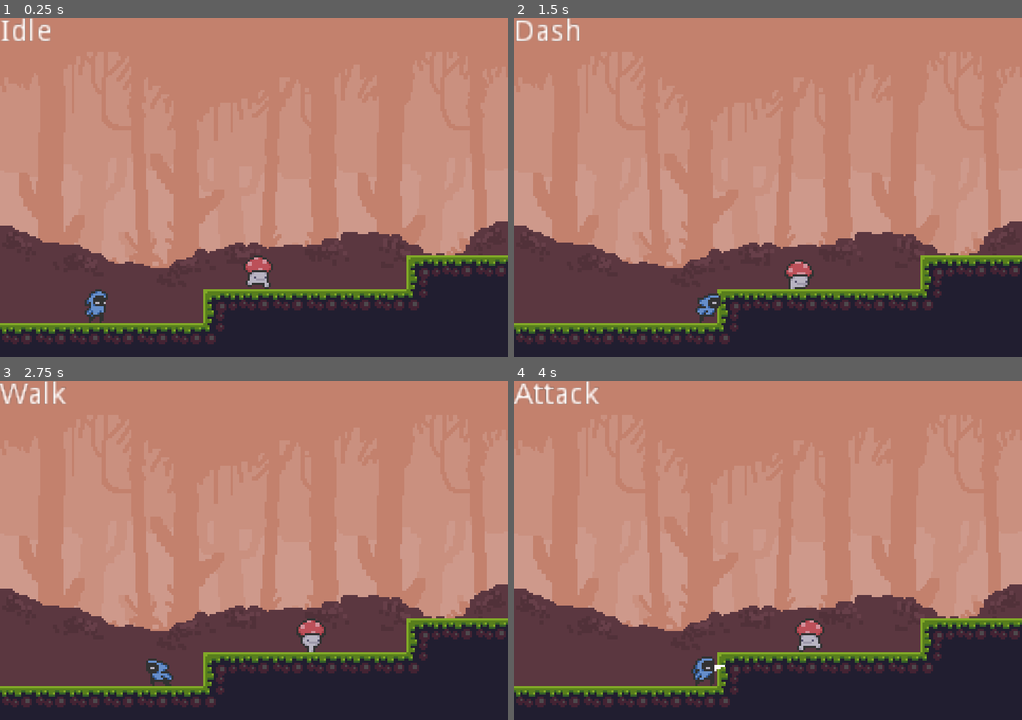
Above: before the commit, frames 1-4 (two rows, left to right).
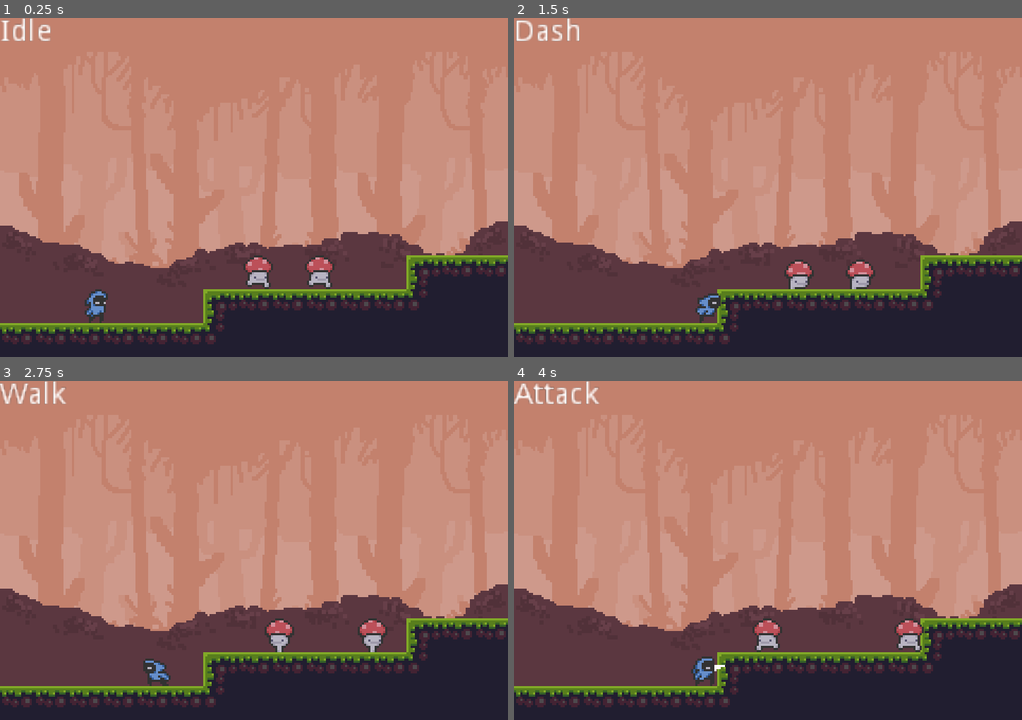
Above: after the commit, the same moments.

Repository: DCRGaming/platformerv2
Game: Godot game, scene res://Game.tscn
Two runs of this game, one before a commit and one after it. Both use one fixed random seed, a clock stepped at 60 frames per second and the inputs below.
Inputs:
- Up to frame 1 (0.25 s): no input
- Up to frame 2 (1.5 s): hold Right (ui_right) from 0.53 s (still down); tap A (attack) at 0.6 s; tap Space (jump) at 0.77 s; tap S (dash) at 1.35 s
- Up to frame 3 (2.75 s): tap Space (jump) at 1.52 s; release Right (ui_right) at 2.03 s; hold Left (ui_left) from 2.03 s (still down); tap A (attack) at 2.1 s
- Up to frame 4 (4 s): release Left (ui_left) at 2.78 s; hold Right (ui_right) from 2.78 s (still down); tap S (dash) at 2.85 s; tap Space (jump) at 3.02, 3.77 s; tap A (attack) at 3.6 s

The runs differ from the first frame. In frame 1, 0.4% of the frame differs, in the area x 60-66%, y 70-80%; in frame 2, 0.4%; in frame 3, 1.4%, in the area x 28-77%, y 70-90%; in frame 4, 1.2%.

Commit message:
Enemy, player, assets
fix bugs in enemy, player, and start preparing game art assets

Diff:
--- a/Enemy.gd
+++ b/Enemy.gd
@@ -55,8 +55,16 @@
 			velocity.y = gravity * delta
 			velocity = move_and_slide(velocity, Vector2.UP)
 		states.DEATH:
-			pass
+			$AnimatedSprite.play("Death")
+			$CollisionShape2D.disabled = true # ensure player doesn't run into nothing
+			yield($AnimatedSprite, "animation_finished")
+			queue_free()
 
 
 func _on_MoveTimer_timeout() -> void:
 	input_direction_x = get_random_direction()
+
+
+func _on_Hurtbox_area_entered(area: Area2D) -> void:
+	if area.owner is Player:
+		state = states.DEATH
--- a/Enemy/Enemy.tscn
+++ b/Enemy/Enemy.tscn
@@ -5,70 +5,70 @@
 
 [sub_resource type="AtlasTexture" id=1]
 atlas = ExtResource( 2 )
-region = Rect2( 0, 144, 42, 16 )
+region = Rect2( 0, 0, 42, 16 )
 
 [sub_resource type="AtlasTexture" id=2]
 atlas = ExtResource( 2 )
-region = Rect2( 0, 160, 42, 16 )
+region = Rect2( 0, 16, 42, 16 )
 
 [sub_resource type="AtlasTexture" id=3]
 atlas = ExtResource( 2 )
-region = Rect2( 0, 176, 42, 16 )
+region = Rect2( 0, 32, 42, 16 )
 
 [sub_resource type="AtlasTexture" id=4]
 atlas = ExtResource( 2 )
-region = Rect2( 0, 192, 42, 16 )
+region = Rect2( 0, 48, 42, 16 )
 
 [sub_resource type="AtlasTexture" id=5]
 atlas = ExtResource( 2 )
-region = Rect2( 0, 208, 42, 16 )
+region = Rect2( 0, 64, 42, 16 )
 
 [sub_resource type="AtlasTexture" id=6]
 atlas = ExtResource( 2 )
-region = Rect2( 0, 0, 42, 16 )
+region = Rect2( 0, 80, 42, 16 )
 
 [sub_resource type="AtlasTexture" id=7]
 atlas = ExtResource( 2 )
-region = Rect2( 0, 16, 42, 16 )
+region = Rect2( 0, 96, 42, 16 )
 
 [sub_resource type="AtlasTexture" id=8]
 atlas = ExtResource( 2 )
-region = Rect2( 0, 32, 42, 16 )
+region = Rect2( 0, 112, 42, 16 )
 
 [sub_resource type="AtlasTexture" id=9]
 atlas = ExtResource( 2 )
-region = Rect2( 0, 48, 42, 16 )
+region = Rect2( 0, 128, 42, 16 )
 
 [sub_resource type="AtlasTexture" id=10]
 atlas = ExtResource( 2 )
-region = Rect2( 0, 64, 42, 16 )
+region = Rect2( 0, 144, 42, 16 )
 
 [sub_resource type="AtlasTexture" id=11]
 atlas = ExtResource( 2 )
-region = Rect2( 0, 80, 42, 16 )
+region = Rect2( 0, 160, 42, 16 )
 
 [sub_resource type="AtlasTexture" id=12]
 atlas = ExtResource( 2 )
-region = Rect2( 0, 96, 42, 16 )
+region = Rect2( 0, 176, 42, 16 )
 
 [sub_resource type="AtlasTexture" id=13]
 atlas = ExtResource( 2 )
-region = Rect2( 0, 112, 42, 16 )
+region = Rect2( 0, 192, 42, 16 )
 
 [sub_resource type="AtlasTexture" id=14]
 atlas = ExtResource( 2 )
-region = Rect2( 0, 128, 42, 16 )
+region = Rect2( 0, 208, 42, 16 )
 
 [sub_resource type="SpriteFrames" id=15]
 animations = [ {
-"frames": [ SubResource( 1 ), SubResource( 2 ), SubResource( 3 ), SubResource( 4 ), SubResource( 5 ) ],
+"frames": [ SubResource( 1 ), SubResource( 2 ), SubResource( 3 ), SubResource( 4 ), SubResource( 5 ), SubResource( 6 ), SubResource( 7 ), SubResource( 8 ), SubResource( 9 ) ],
 "loop": true,
-"name": "Death",
+"name": "Walk",
 "speed": 5.0
 }, {
-"frames": [ SubResource( 6 ), SubResource( 7 ), SubResource( 8 ), SubResource( 9 ), SubResource( 10 ), SubResource( 11 ), SubResource( 12 ), SubResource( 13 ), SubResource( 14 ) ],
-"loop": true,
-"name": "Walk",
+"frames": [ SubResource( 10 ), SubResource( 11 ), SubResource( 12 ), SubResource( 13 ), SubResource( 14 ) ],
+"loop": false,
+"name": "Death",
 "speed": 5.0
 } ]
 
@@ -93,7 +93,7 @@
 shape = SubResource( 16 )
 
 [node name="MoveTimer" type="Timer" parent="."]
-wait_time = 3.0
+wait_time = 2.0
 
 [node name="Hurtbox" type="Area2D" parent="."]
 
@@ -101,3 +101,4 @@
 shape = SubResource( 17 )
 
 [connection signal="timeout" from="MoveTimer" to="." method="_on_MoveTimer_timeout"]
+[connection signal="area_entered" from="Hurtbox" to="." method="_on_Hurtbox_area_entered"]
--- a/Game.tscn
+++ b/Game.tscn
@@ -42,3 +42,6 @@
 
 [node name="Enemy" parent="." instance=ExtResource( 6 )]
 position = Vector2( 119.605, 120.75 )
+
+[node name="Enemy2" parent="." instance=ExtResource( 6 )]
+position = Vector2( 148.568, 120.48 )
--- a/Player/Idle.gd
+++ b/Player/Idle.gd
@@ -4,7 +4,7 @@
 	player.animation_state.travel("Idle")
 
 
-func physics_update(_delta: float) -> void:
+func physics_update(delta: float) -> void:
 
 	if not player.is_on_floor():
 		if player.velocity.y > 0:
@@ -12,6 +12,9 @@
 		else:
 			state_machine.transition_to("Jump")
 		return
+
+	player.velocity.y = player.gravity * delta
+	player.velocity = player.move_and_slide(player.velocity, Vector2.UP)
 
 	if Input.is_action_just_pressed("jump"):
 		state_machine.transition_to("Jump")
--- a/Player/Player.tscn
+++ b/Player/Player.tscn
@@ -43,6 +43,18 @@
 "args": [  ],
 "method": "on_attack_finished"
 } ]
+}
+tracks/2/type = "value"
+tracks/2/path = NodePath("HitboxPosition/Hitbox/CollisionShape2D:disabled")
+tracks/2/interp = 1
+tracks/2/loop_wrap = true
+tracks/2/imported = false
+tracks/2/enabled = true
+tracks/2/keys = {
+"times": PoolRealArray( 0, 0.2 ),
+"transitions": PoolRealArray( 1, 1 ),
+"update": 1,
+"values": [ false, true ]
 }
 
 [sub_resource type="Animation" id=3]
@@ -296,6 +308,7 @@
 position = Vector2( 11.6691, 1.90735e-06 )
 rotation = 1.5708
 shape = SubResource( 34 )
+disabled = true
 
 [node name="StateMachine" type="Node" parent="."]
 script = ExtResource( 8 )
Binary file added: assets/HUD/hude_sheet.png
Binary file added: assets/HUD/misc_sheet.png
Binary file added: assets/HUD/spike_club_sheet.png
Binary file added: assets/HUD/stone_block_sheet.png
Not shown, added: assets/HUD/hude_sheet.png~
